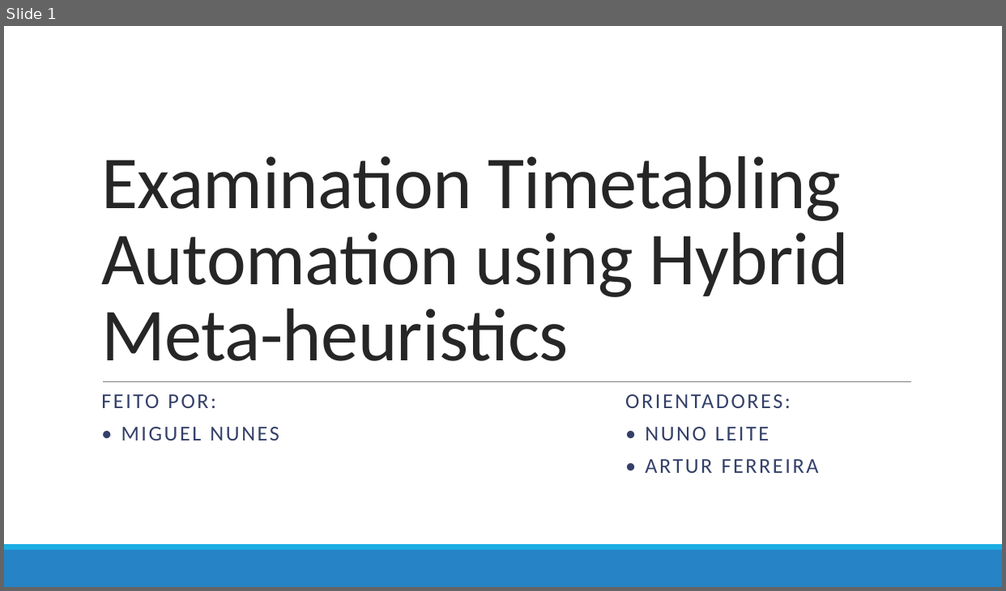
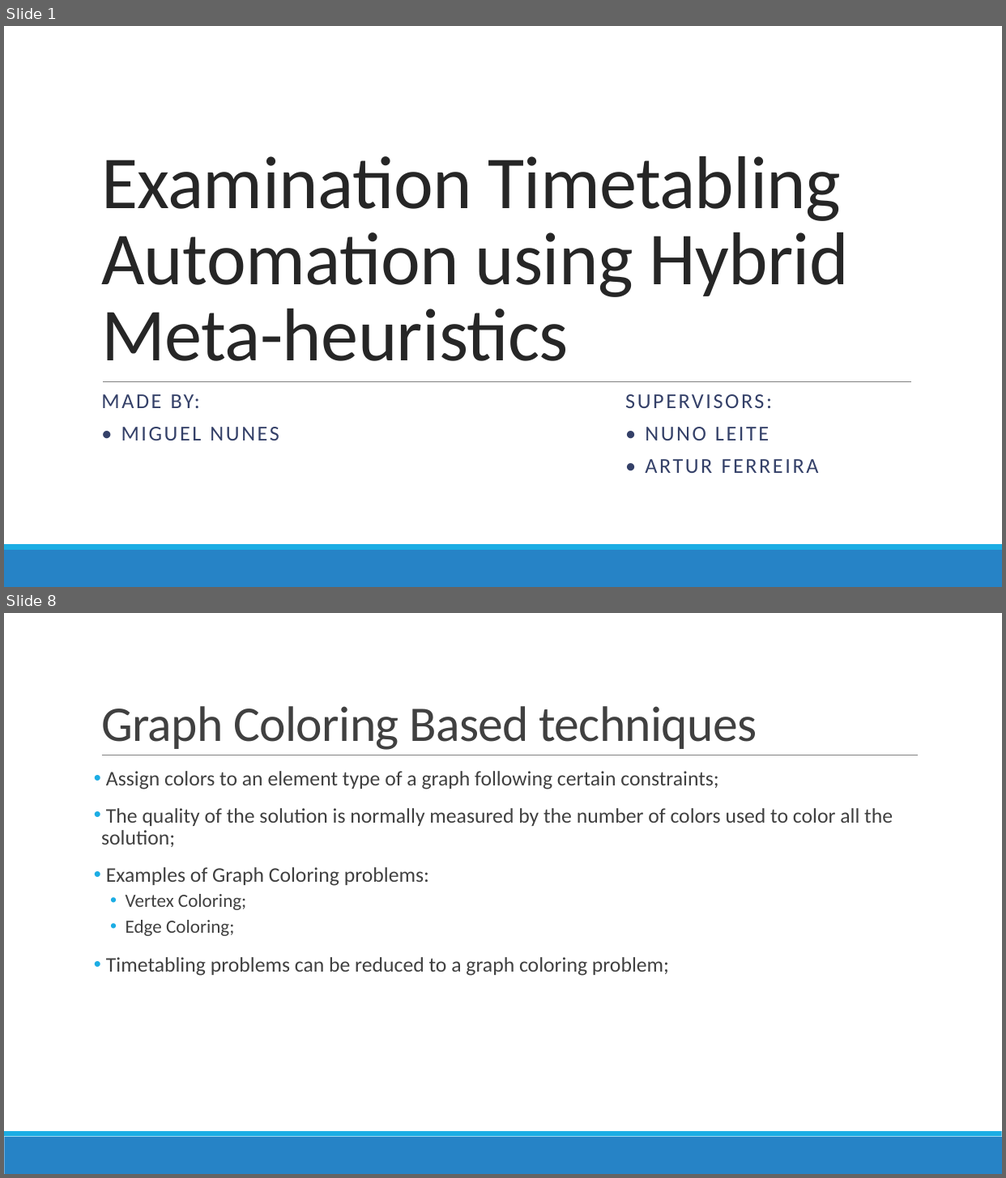
Before and after one commit to devilsdante/isel-examtimetabling-2014-2015, a slide deck: doc/Apresentação Oral/Examination Timetabling Automation using Hybrid Meta-heuristics.pptx. Shown one above the other, each under a label of ours: slide 1 before the commit, slides 1 and 8 after it; the slides between them are not shown. The pictures are 1006x591 and 1006x1178 pixels, drawn with LibreOffice and Linux fonts; fonts in the diff are those of the drawing. Boxes give left, top, right and bottom in pixels: in the first picture for what was removed or moved away, otherwise in the second. Text is boxed around its words. In the diff, an @@ line names an element or a change of style, - is before the commit and + after.

```diff
--- a/doc/Apresentação Oral/Examination Timetabling Automation using Hybrid Meta-heuristics.pptx
+++ b/doc/Apresentação Oral/Examination Timetabling Automation using Hybrid Meta-heuristics.pptx
@@ slide 8 added at <box>4,613,1002,1174</box>, background #FFFFFF; not listed: 2 template elements that a slide beside it also shows @@
@@ title added at <box>101,706,756,750</box>, 48 pt, text #404040 @@
+Graph Coloring Based techniques
@@ line added from (102, 756) to (918, 756), #808080 0.5 pt @@
@@ text added at <box>101,771,893,976</box>, 20 pt, text #404040 @@
+• Assign colors to an element type of a graph following certain constraints;
+• The quality of the solution is normally measured by the number of colors used to color all the solution;
+• Examples of Graph Coloring problems:
+  • Vertex Coloring;
+  • Edge Coloring;
+• Timetabling problems can be reduced to a graph coloring problem;
@@ slide 1 changed as well @@
@@ subtitle at <box>101,395,772,408</box>: text changed @@
-FEITO POR: ORIENTADORES:
+MADE BY: SUPERVISORS:
```
Also in this commit, not shown: 2 other slides changed, 8 other slides added, 2 slides removed.
